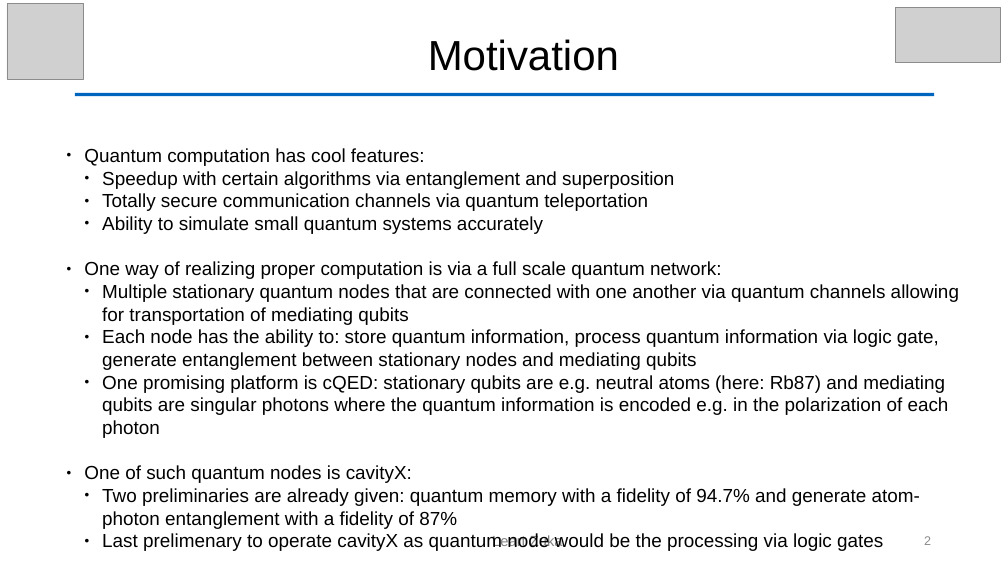
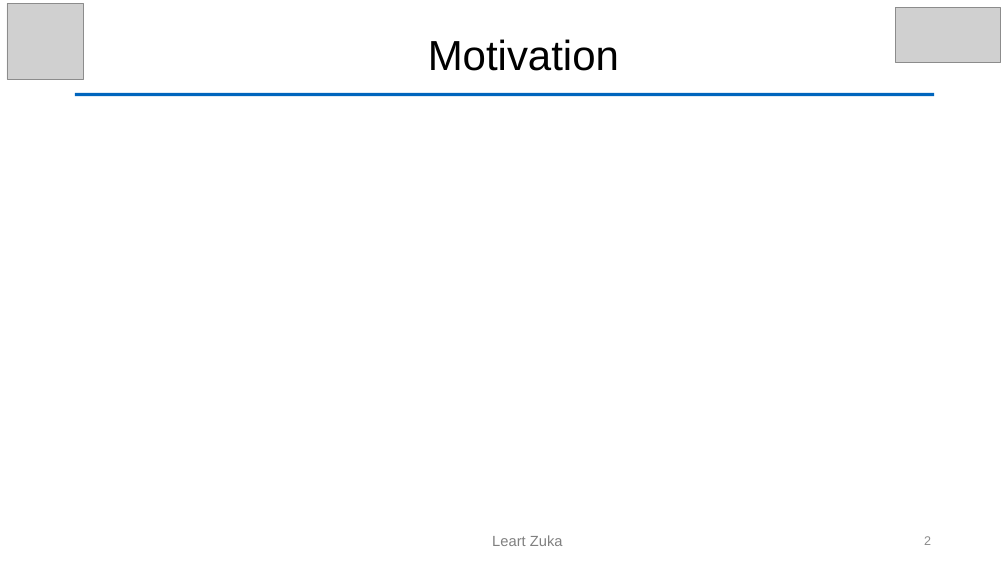
Before and after one commit to leart-zuka/Master_Thesis, a slide deck: slide 2 of presentations/Defense.odp. Drawn at 1008x567 pixels with LibreOffice and Linux fonts; fonts in the diff are those of the drawing; grey boxes stand for pictures. Boxes give left, top, right and bottom in pixels: in the first picture for what was removed or moved away, otherwise in the second. Text is boxed around its words. In the diff, an @@ line names an element or a change of style, - is before the commit and + after.

```diff
--- a/presentations/Defense.odp
+++ b/presentations/Defense.odp
@@ text removed at [84,148,959,551] @@
-● Quantum computation has cool features:
-  ● Speedup with certain algorithms via entanglement and superposition
-  ● Totally secure communication channels via quantum teleportation
-  ● Ability to simulate small quantum systems accurately
-● One way of realizing proper computation is via a full scale quantum network:
-  ● Multiple stationary quantum nodes that are connected with one another via quantum channels allowing for transportation of mediating qubits
-  ● Each node has the ability to: store quantum information, process quantum information via logic gate, generate entanglement between stationary nodes and mediating qubits
-  ● One promising platform is cQED: stationary qubits are e.g. neutral atoms (here: Rb87) and mediating qubits are singular photons where the quantum information is encoded e.g. in the polarization of each photon
-● One of such quantum nodes is cavityX:
-  ● Two preliminaries are already given: quantum memory with a fidelity of 94.7% and generate atom-photon entanglement with a fidelity of 87%
-  ● Last prelimenary to operate cavityX as quantum node would be the processing via logic gates
```
Also in this commit, not shown: 14 slides added.
